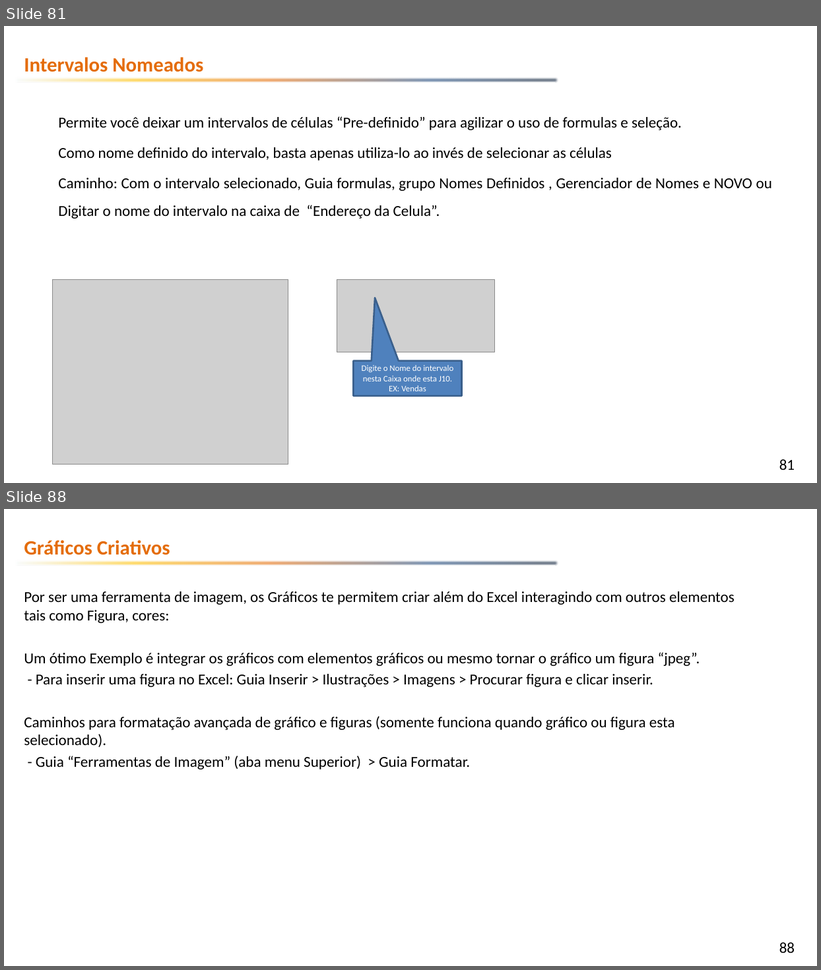
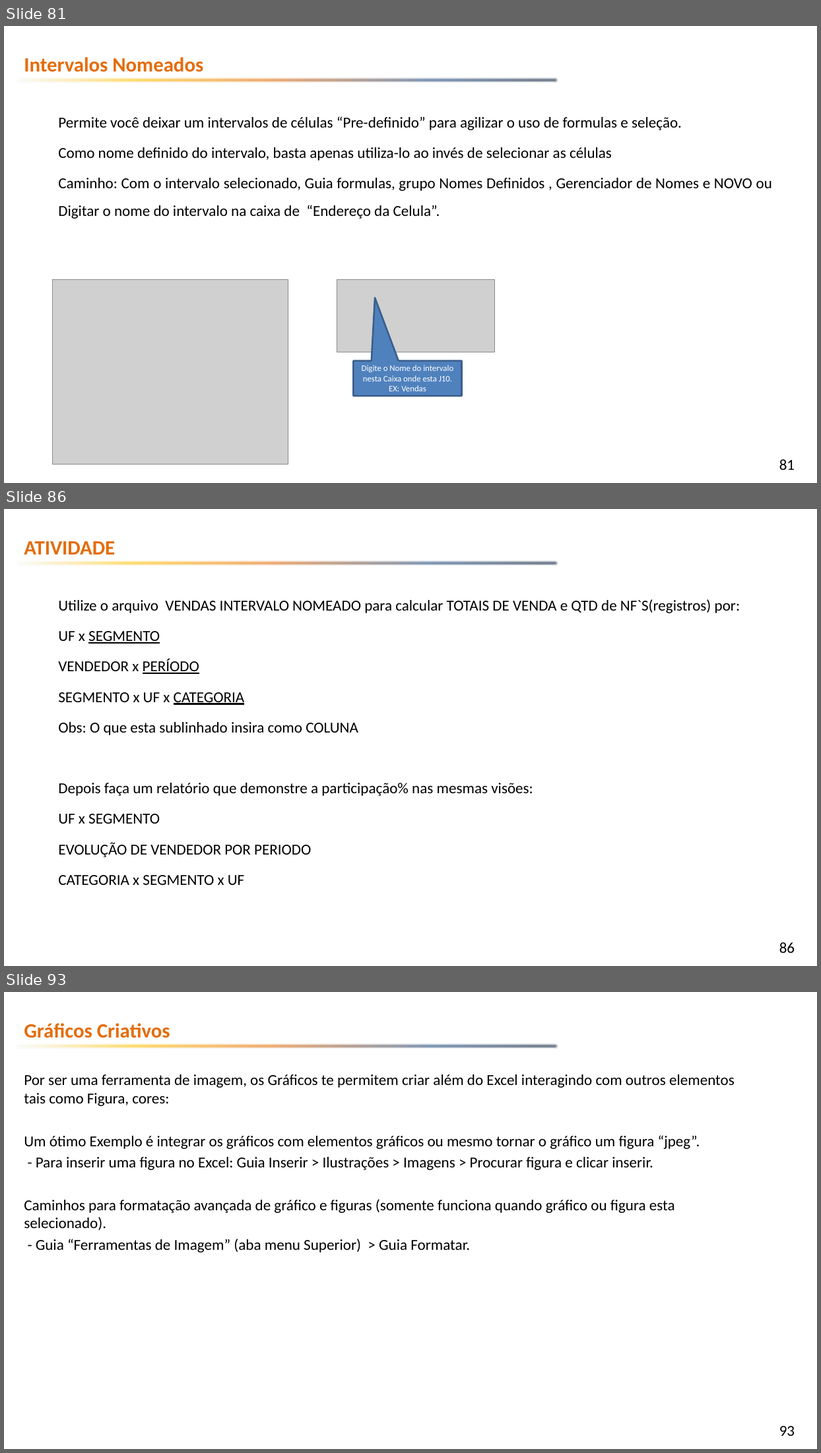
Before and after one commit to emerson-fenrir/Excel_Basico, a slide deck: Professor/Aula3.pptx. Shown one above the other, each under a label of ours: slides 81 and 88 before the commit, slides 81, 86 and 93 after it; the slides between them are not shown. The pictures are 821x970 and 821x1453 pixels, drawn with LibreOffice and Linux fonts; fonts in the diff are those of the drawing; grey boxes stand for pictures; background and template pictures are left out. Boxes give left, top, right and bottom in pixels: in the first picture for what was removed or moved away, otherwise in the second. Text is boxed around its words. In the diff, an @@ line names an element or a change of style, - is before the commit and + after.

```diff
--- a/Professor/Aula3.pptx
+++ b/Professor/Aula3.pptx
@@ slide 86 added at (x1=4, y1=509, x2=817, y2=966), background picture (left out); not listed: 2 template elements that a slide beside it also shows @@
@@ text added at (x1=24, y1=541, x2=115, y2=555), 24 pt, text #E46C0A, bold @@
+ATIVIDADE
@@ text added at (x1=58, y1=599, x2=741, y2=885), 18 pt, text #000000 @@
+Utilize o arquivo VENDAS INTERVALO NOMEADO para calcular TOTAIS DE VENDA e QTD de NF`S(registros) por:
+UF x SEGMENTO
+VENDEDOR x PERÍODO
+SEGMENTO x UF x CATEGORIA
+Obs: O que esta sublinhado insira como COLUNA
+Depois faça um relatório que demonstre a participação% nas mesmas visões:
+UF x SEGMENTO
+EVOLUÇÃO DE VENDEDOR POR PERIODO
+CATEGORIA x SEGMENTO x UF
@@ what was slide 88 is now slide 93 @@
@@ page number at (x1=780, y1=1426, x2=795, y2=1436): text changed @@
-88
+93
```
Also in this commit, not shown: 3 slides changed, 4 other slides added, 3 other files.
